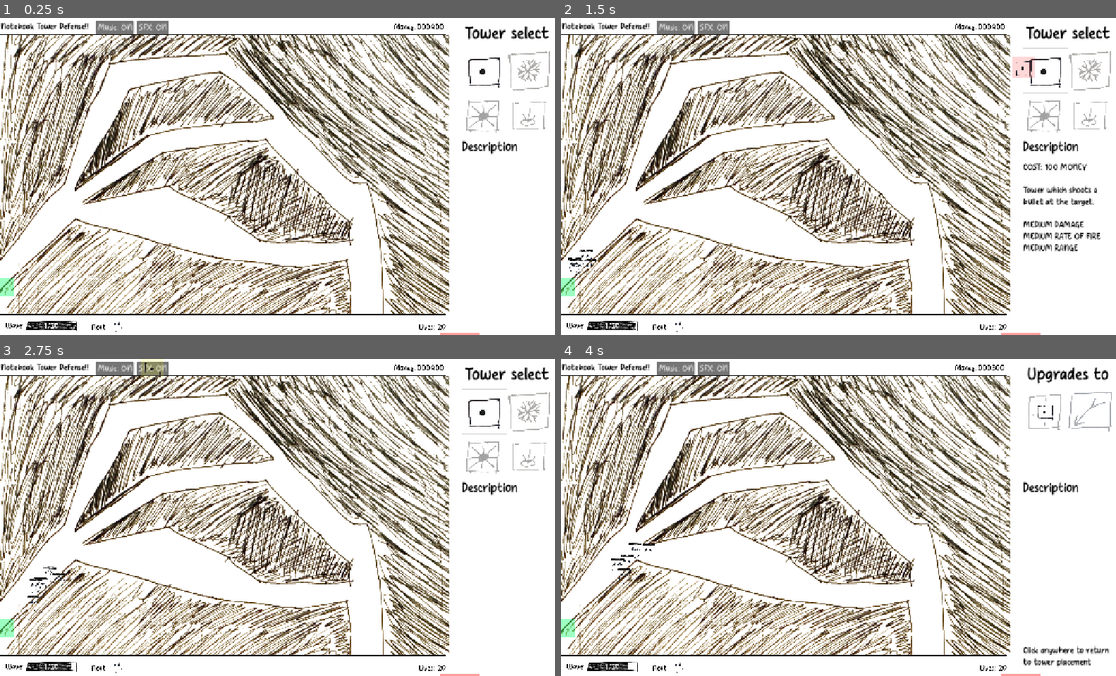
Above: before the commit, frames 1-4 (two rows, left to right).
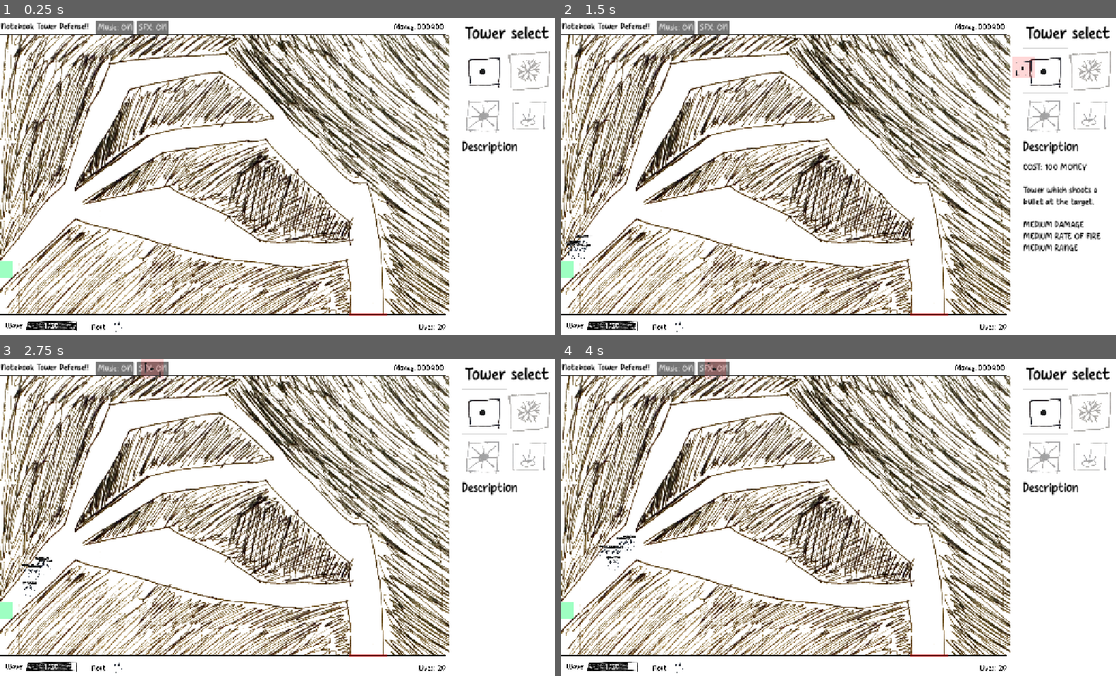
Above: after the commit, the same moments.

Repository: OzuYatamutsu/notebook-tower-defense
Game: Godot game, scene res://levels/level_splits.tscn
Two runs of this game, one before a commit and one after it. Both use one fixed random seed, a clock stepped at 60 frames per second and the inputs below. This scene is started directly instead of the project's main scene.
Inputs (mouse positions are in pixels of both pictures, inside the frame that each line leads up to):
- Up to frame 1 (0.25 s): no input
- Up to frame 2 (1.5 s): click "SFX: ON" at 0.5 s; click (1043, 71) at 1.25 s
- Up to frame 3 (2.75 s): click "SFX: ON" at 2 s
- Up to frame 4 (4 s): click (1043, 412) at 2.75 s; click "SFX: ON" at 3.5 s

The runs differ from the first frame. In frame 1, 0.4% of the frame differs, in the area x 0-87%, y 76-100%; in frame 2, 0.6%; in frame 3, 0.8%; in frame 4, 2.4%, in the area x 0-100%, y 0-100%.

Commit message:
Fix walls, paths for level_splits

Diff:
--- a/levels/level_splits.tscn
+++ b/levels/level_splits.tscn
@@ -7,57 +7,57 @@
 
 [sub_resource type="Curve2D" id="Curve2D_k8t1y"]
 _data = {
-"points": PackedVector2Array(0, 0, 0, 0, 200, 12200, 0, 0, 0, 0, 3820, 8820, 0, 0, 0, 0, 4220, 6840, 0, 0, 0, 0, 4940, 5300, 0, 0, 0, 0, 6900, 2280, 0, 0, 0, 0, 11280, 1540, 0, 0, 0, 0, 12720, 1400, 0, 0, 0, 0, 15560, 3880, 0, 0, 0, 0, 17820, 6380, 0, 0, 0, 0, 19640, 8000, 0, 0, 0, 0, 20640, 8720, 0, 0, 0, 0, 20800, 12140, 0, 0, 0, 0, 20960, 14480, 0, 0, 0, 0, 20920, 14920)
+"points": PackedVector2Array(0, 0, 0, 0, 240, 11460, 0, 0, 0, 0, 1680, 10100, 0, 0, 0, 0, 2920, 8620, 0, 0, 0, 0, 3140, 8160, 0, 0, 0, 0, 3120, 7540, 0, 0, 0, 0, 3180, 7060, 0, 0, 0, 0, 3420, 6300, 0, 0, 0, 0, 3740, 5640, 0, 0, 0, 0, 4020, 4760, 0, 0, 0, 0, 5460, 2560, 0, 0, 0, 0, 8040, 2180, 0, 0, 0, 0, 10160, 1960, 0, 0, 0, 0, 11140, 2880, 0, 0, 0, 0, 12500, 4220, 0, 0, 0, 0, 13320, 5580, 0, 0, 0, 0, 14620, 7020, 0, 0, 0, 0, 15800, 8120, 0, 0, 0, 0, 16520, 9280, 0, 0, 0, 0, 16700, 13240, 0, 0, 0, 0, 16620, 14520)
 }
-point_count = 14
+point_count = 20
 
 [sub_resource type="Curve2D" id="Curve2D_ka6gn"]
 _data = {
-"points": PackedVector2Array(0, 0, 0, 0, 200, 12260, 0, 0, 0, 0, 4260, 8560, 0, 0, 0, 0, 8540, 5680, 0, 0, 0, 0, 15020, 5000, 0, 0, 0, 0, 17120, 5980, 0, 0, 0, 0, 19900, 8440, 0, 0, 0, 0, 20640, 9060, 0, 0, 0, 0, 21180, 12260, 0, 0, 0, 0, 20800, 14420, 0, 0, 0, 0, 20720, 15300)
+"points": PackedVector2Array(0, 0, 0, 0, 160, 11400, 0, 0, 0, 0, 1800, 9840, 0, 0, 0, 0, 3600, 8040, 0, 0, 0, 0, 4860, 7300, 0, 0, 0, 0, 7060, 5700, 0, 0, 0, 0, 10640, 5140, 0, 0, 0, 0, 12520, 4980, 0, 0, 0, 0, 13980, 6620, 0, 0, 0, 0, 16220, 8620, 0, 0, 0, 0, 16680, 11160, 0, 0, 0, 0, 16680, 13520, 0, 0, 0, 0, 16760, 14080)
+}
+point_count = 12
+
+[sub_resource type="Curve2D" id="Curve2D_s65yq"]
+_data = {
+"points": PackedVector2Array(0, 0, 0, 0, 220, 11460, 0, 0, 0, 0, 2840, 8540, 0, 0, 0, 0, 4080, 8980, 0, 0, 0, 0, 6060, 9340, 0, 0, 0, 0, 8560, 9840, 0, 0, 0, 0, 10880, 10280, 0, 0, 0, 0, 13100, 10660, 0, 0, 0, 0, 14940, 10760, 0, 0, 0, 0, 15960, 10640, 0, 0, 0, 0, 16680, 10680, 0, 0, 0, 0, 16720, 13360, 0, 0, 0, 0, 16680, 14580)
+}
+point_count = 12
+
+[sub_resource type="Curve2D" id="Curve2D_m7u1y"]
+_data = {
+"points": PackedVector2Array(0, 0, 0, 0, 180, 11400, 0, 0, 0, 0, 1920, 9480, 0, 0, 0, 0, 3100, 8240, 0, 0, 0, 0, 3300, 7280, 0, 0, 0, 0, 3400, 6080, 0, 0, 0, 0, 4000, 4700, 0, 0, 0, 0, 5160, 3580, 0, 0, 0, 0, 6800, 2500, 0, 0, 0, 0, 8820, 2100, 0, 0, 0, 0, 10160, 2020, 0, 0, 0, 0, 11260, 2860, 0, 0, 0, 0, 12620, 4180, 0, 0, 0, 0, 14100, 6400, 0, 0, 0, 0, 16460, 8780, 0, 0, 0, 0, 16680, 13380, 0, 0, 0, 0, 16720, 14320)
+}
+point_count = 16
+
+[sub_resource type="Curve2D" id="Curve2D_skb62"]
+_data = {
+"points": PackedVector2Array(0, 0, 0, 0, 140, 11400, 0, 0, 0, 0, 3560, 8100, 0, 0, 0, 0, 6700, 5920, 0, 0, 0, 0, 11820, 5140, 0, 0, 0, 0, 13300, 5520, 0, 0, 0, 0, 16280, 8620, 0, 0, 0, 0, 16780, 12380, 0, 0, 0, 0, 16820, 14320)
+}
+point_count = 8
+
+[sub_resource type="Curve2D" id="Curve2D_3oecg"]
+_data = {
+"points": PackedVector2Array(0, 0, 0, 0, 280, 11400, 0, 0, 0, 0, 2900, 8580, 0, 0, 0, 0, 5720, 9340, 0, 0, 0, 0, 10400, 10440, 0, 0, 0, 0, 14300, 10860, 0, 0, 0, 0, 16560, 10580, 0, 0, 0, 0, 16700, 13500, 0, 0, 0, 0, 16780, 14280)
+}
+point_count = 8
+
+[sub_resource type="Curve2D" id="Curve2D_77eg8"]
+_data = {
+"points": PackedVector2Array(0, 0, 0, 0, 160, 11420, 0, 0, 0, 0, 3180, 8480, 0, 0, 0, 0, 3220, 7360, 0, 0, 0, 0, 4920, 4040, 0, 0, 0, 0, 5780, 2700, 0, 0, 0, 0, 10080, 2140, 0, 0, 0, 0, 12680, 4560, 0, 0, 0, 0, 16200, 8180, 0, 0, 0, 0, 16820, 10760, 0, 0, 0, 0, 16760, 13980)
 }
 point_count = 10
 
-[sub_resource type="Curve2D" id="Curve2D_s65yq"]
-_data = {
-"points": PackedVector2Array(0, 0, 0, 0, 280, 12180, 0, 0, 0, 0, 3920, 8700, 0, 0, 0, 0, 5360, 9420, 0, 0, 0, 0, 7200, 9620, 0, 0, 0, 0, 9920, 10080, 0, 0, 0, 0, 13300, 10900, 0, 0, 0, 0, 15780, 11200, 0, 0, 0, 0, 18340, 11340, 0, 0, 0, 0, 20600, 11120, 0, 0, 0, 0, 20840, 14320, 0, 0, 0, 0, 20920, 14840)
-}
-point_count = 11
-
-[sub_resource type="Curve2D" id="Curve2D_m7u1y"]
-_data = {
-"points": PackedVector2Array(0, 0, 0, 0, 200, 12200, 0, 0, 0, 0, 3900, 8760, 0, 0, 0, 0, 4340, 6900, 0, 0, 0, 0, 5760, 3820, 0, 0, 0, 0, 7020, 2060, 0, 0, 0, 0, 10140, 1580, 0, 0, 0, 0, 12540, 1520, 0, 0, 0, 0, 13720, 2080, 0, 0, 0, 0, 15720, 3980, 0, 0, 0, 0, 17420, 6380, 0, 0, 0, 0, 20220, 8580, 0, 0, 0, 0, 20740, 9820, 0, 0, 0, 0, 20940, 14540, 0, 0, 0, 0, 20860, 15980)
-}
-point_count = 14
-
-[sub_resource type="Curve2D" id="Curve2D_skb62"]
-_data = {
-"points": PackedVector2Array(0, 0, 0, 0, 200, 12220, 0, 0, 0, 0, 3420, 9080, 0, 0, 0, 0, 5300, 7880, 0, 0, 0, 0, 8580, 5820, 0, 0, 0, 0, 12360, 5180, 0, 0, 0, 0, 15880, 4820, 0, 0, 0, 0, 19500, 8060, 0, 0, 0, 0, 20520, 9320, 0, 0, 0, 0, 20740, 11500, 0, 0, 0, 0, 20840, 14260, 0, 0, 0, 0, 20920, 15000)
-}
-point_count = 11
-
-[sub_resource type="Curve2D" id="Curve2D_3oecg"]
-_data = {
-"points": PackedVector2Array(0, 0, 0, 0, 160, 12320, 0, 0, 0, 0, 4020, 8740, 0, 0, 0, 0, 5000, 9400, 0, 0, 0, 0, 7560, 9540, 0, 0, 0, 0, 9940, 9520, 0, 0, 0, 0, 11520, 10300, 0, 0, 0, 0, 14060, 11040, 0, 0, 0, 0, 15880, 11320, 0, 0, 0, 0, 19040, 11340, 0, 0, 0, 0, 20700, 11180, 0, 0, 0, 0, 20880, 14360, 0, 0, 0, 0, 20880, 15500)
-}
-point_count = 12
-
-[sub_resource type="Curve2D" id="Curve2D_77eg8"]
-_data = {
-"points": PackedVector2Array(0, 0, 0, 0, 220, 12240, 0, 0, 0, 0, 3880, 8700, 0, 0, 0, 0, 5160, 4740, 0, 0, 0, 0, 7020, 2000, 0, 0, 0, 0, 10100, 1560, 0, 0, 0, 0, 12700, 1380, 0, 0, 0, 0, 14300, 2580, 0, 0, 0, 0, 15980, 4240, 0, 0, 0, 0, 17200, 6040, 0, 0, 0, 0, 19540, 8200, 0, 0, 0, 0, 20560, 8820, 0, 0, 0, 0, 20720, 11680, 0, 0, 0, 0, 20820, 14420)
-}
-point_count = 13
-
 [sub_resource type="Curve2D" id="Curve2D_nepru"]
 _data = {
-"points": PackedVector2Array(0, 0, 0, 0, 180, 12180, 0, 0, 0, 0, 4520, 8300, 0, 0, 0, 0, 8560, 5580, 0, 0, 0, 0, 12360, 5080, 0, 0, 0, 0, 15660, 5060, 0, 0, 0, 0, 18620, 7160, 0, 0, 0, 0, 20140, 8760, 0, 0, 0, 0, 20780, 10520, 0, 0, 0, 0, 20760, 12820, 0, 0, 0, 0, 20920, 14460, 0, 0, 0, 0, 20920, 15080)
+"points": PackedVector2Array(0, 0, 0, 0, 120, 11380, 0, 0, 0, 0, 3680, 8100, 0, 0, 0, 0, 6840, 5900, 0, 0, 0, 0, 11840, 5060, 0, 0, 0, 0, 13500, 5940, 0, 0, 0, 0, 16460, 8960, 0, 0, 0, 0, 16740, 13420, 0, 0, 0, 0, 16780, 14460)
 }
-point_count = 11
+point_count = 8
 
 [sub_resource type="Curve2D" id="Curve2D_ukocr"]
 _data = {
-"points": PackedVector2Array(0, 0, 0, 0, 220, 12180, 0, 0, 0, 0, 3840, 8820, 0, 0, 0, 0, 6180, 9640, 0, 0, 0, 0, 8700, 9580, 0, 0, 0, 0, 11020, 10560, 0, 0, 0, 0, 13820, 11180, 0, 0, 0, 0, 16680, 11480, 0, 0, 0, 0, 19800, 11240, 0, 0, 0, 0, 20800, 11240, 0, 0, 0, 0, 21020, 14300, 0, 0, 0, 0, 20820, 15200)
+"points": PackedVector2Array(0, 0, 0, 0, 160, 11420, 0, 0, 0, 0, 3240, 8540, 0, 0, 0, 0, 4800, 8860, 0, 0, 0, 0, 7460, 8280, 0, 0, 0, 0, 11160, 10420, 0, 0, 0, 0, 15100, 10720, 0, 0, 0, 0, 16600, 10600, 0, 0, 0, 0, 16820, 13960)
 }
-point_count = 11
+point_count = 8
 
 [node name="Level_Splits" type="Node"]
 script = ExtResource("1_k8t1y")
@@ -95,23 +95,23 @@
 curve = SubResource("Curve2D_ukocr")
 
 [node name="CollisionPolygon2D" type="CollisionPolygon2D" parent="LevelViewport/walls" index="0"]
-polygon = PackedVector2Array(-1, 579, 65, 508, 113, 448, 185, 383, 229, 253, 250, 193, 287, 135, 313, 75, 443, 59, 645, 50, 746, 140, 815, 200, 840, 237, 900, 288, 1000, 386, 1048, 386, 1072, 475, 1085, 569, 1089, 709, 1093, 721, 1173, 721, 1177, 507, 1146, 306, 1082, 289, 1018, 250, 990, 211, 908, 129, 829, 79, 751, -7, 231, -4, 227, 90, 204, 131, 169, 208, 166, 268, 134, 302, 92, 361, 47, 390, 1, 430)
+polygon = PackedVector2Array(2, 547, 121, 395, 146, 373, 166, 307, 199, 210, 232, 149, 249, 100, 514, 81, 610, 172, 692, 272, 794, 372, 834, 377, 849, 436, 865, 532, 870, 674, 944, 673, 951, 573, 925, 403, 898, 312, 830, 315, 751, 254, 659, 126, 567, 36, 182, 37, 153, 139, 122, 288, 62, 386, 0, 461)
 
 [node name="CollisionPolygon2D2" type="CollisionPolygon2D" parent="LevelViewport/walls" index="1"]
-polygon = PackedVector2Array(-1, 658, 213, 477, 346, 512, 589, 570, 849, 603, 989, 584, 998, 648, 998, 724, 913, 722, 915, 661, 731, 662, 578, 646, 332, 587, 222, 564, 23, 727)
+polygon = PackedVector2Array(2, 620, 171, 457, 313, 497, 491, 545, 626, 559, 678, 567, 788, 548, 795, 606, 793, 677, 717, 672, 715, 606, 578, 604, 406, 585, 280, 554, 186, 517, 7, 674)
 
 [node name="CollisionPolygon2D3" type="CollisionPolygon2D" parent="LevelViewport/walls" index="2"]
-polygon = PackedVector2Array(212, 391, 344, 193, 370, 141, 624, 92, 713, 152, 777, 212, 677, 229, 423, 256)
+polygon = PackedVector2Array(171, 391, 232, 271, 293, 166, 450, 127, 506, 124, 579, 188, 619, 228, 510, 239, 418, 250, 324, 271)
 
 [node name="CollisionPolygon2D4" type="CollisionPolygon2D" parent="LevelViewport/walls" index="3"]
-polygon = PackedVector2Array(241, 438, 461, 300, 759, 271, 997, 486, 997, 532, 732, 531, 651, 471, 484, 392, 505, 360, 707, 420, 751, 470, 918, 480, 719, 334, 476, 391)
+polygon = PackedVector2Array(195, 419, 373, 304, 373, 304, 605, 275, 698, 375, 794, 464, 794, 507, 640, 509, 586, 506, 518, 450, 383, 381, 191, 421)
 
 [node name="LevelHitbox" parent="LevelViewport" index="4"]
-position = Vector2(1045, 719)
+position = Vector2(836, 672)
 scale = Vector2(2.20002, 0.196928)
 
 [node name="LevelSpawn" parent="LevelViewport" index="5"]
-position = Vector2(12, 611)
+position = Vector2(10, 571)
 
 [node name="Map" type="Sprite2D" parent="."]
 position = Vector2(0, 39)
